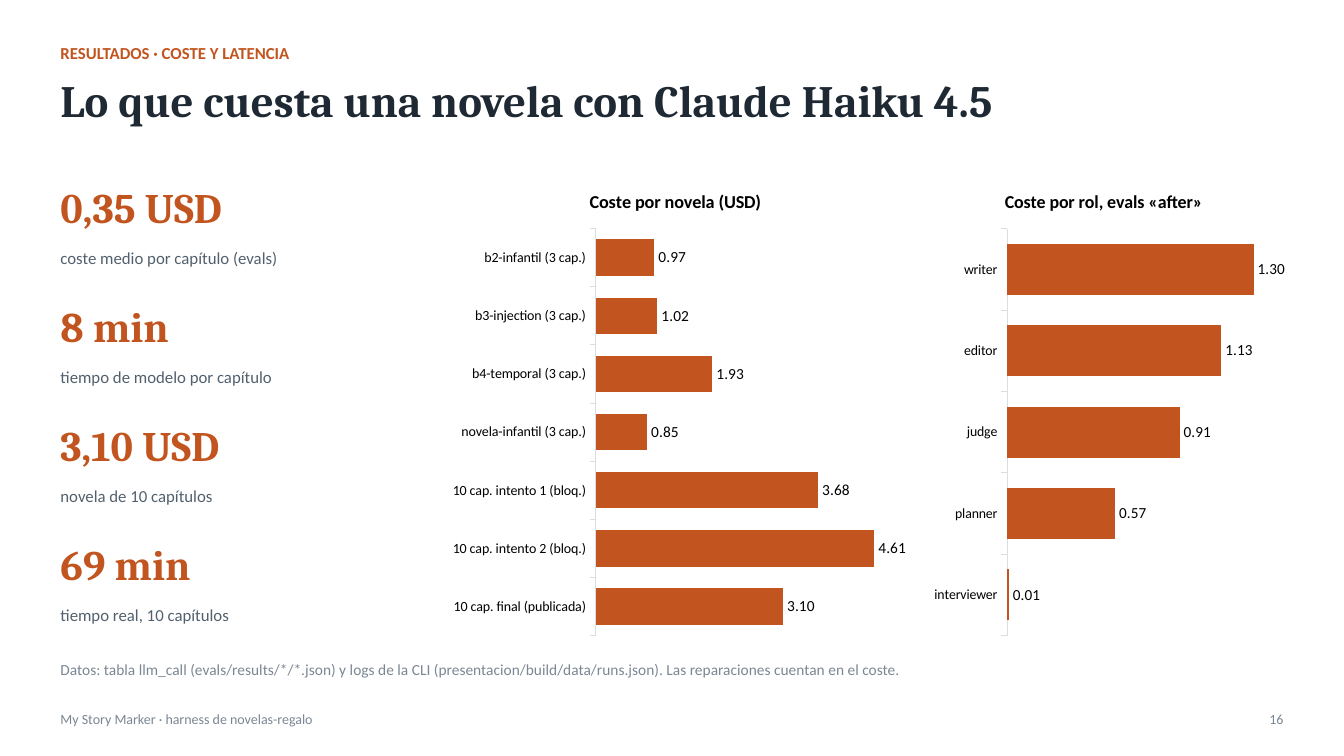
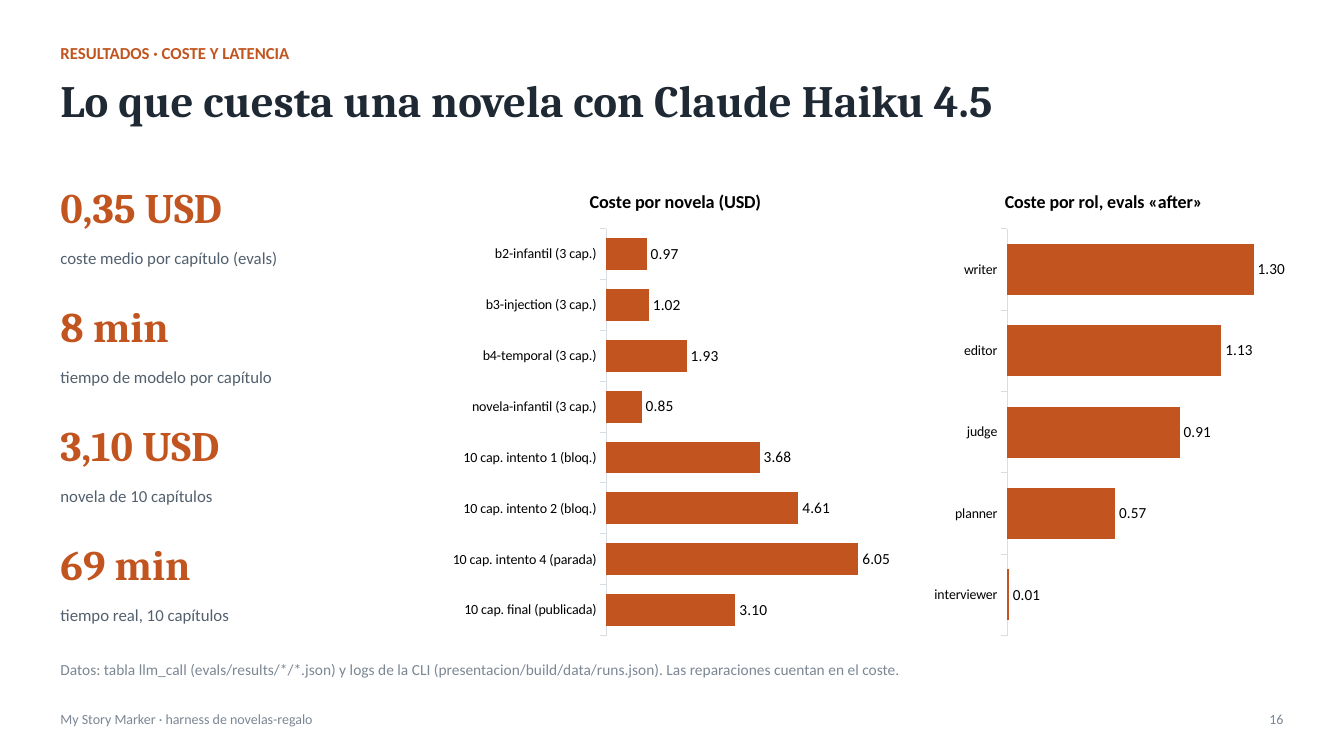
Before and after one commit to ignacio-hurtado-qaracter/My-Story-Marker, a slide deck: slide 16 of presentacion/presentacion.pptx. Drawn at 1344x756 pixels with LibreOffice and Linux fonts; fonts in the diff are those of the drawing. Boxes give left, top, right and bottom in pixels: in the first picture for what was removed or moved away, otherwise in the second. Text is boxed around its words. In the diff, an @@ line names an element or a change of style, - is before the commit and + after.

```diff
--- a/presentacion/presentacion.pptx
+++ b/presentacion/presentacion.pptx
@@ bar chart at (444,171,907,645) @@
-categories: 10 cap. final (publicada), 10 cap. intento 2 (bloq.), 10 cap. intento 1 (bloq.), novela-infantil (3 cap.), b4-temporal (3 cap.), b3-injection (3 cap.), b2-infantil (3 cap.)
+categories: 10 cap. final (publicada), 10 cap. intento 4 (parada), 10 cap. intento 2 (bloq.), 10 cap. intento 1 (bloq.), novela-infantil (3 cap.), b4-temporal (3 cap.), b3-injection (3 cap.), b2-infantil (3 cap.)
-Series 1: 3.1, 4.61, 3.68, 0.85, 1.93, 1.02, 0.97
+Series 1: 3.1, 6.05, 4.61, 3.68, 0.85, 1.93, 1.02, 0.97
```
Also in this commit, not shown: 3 other slides changed, 9 other files.
